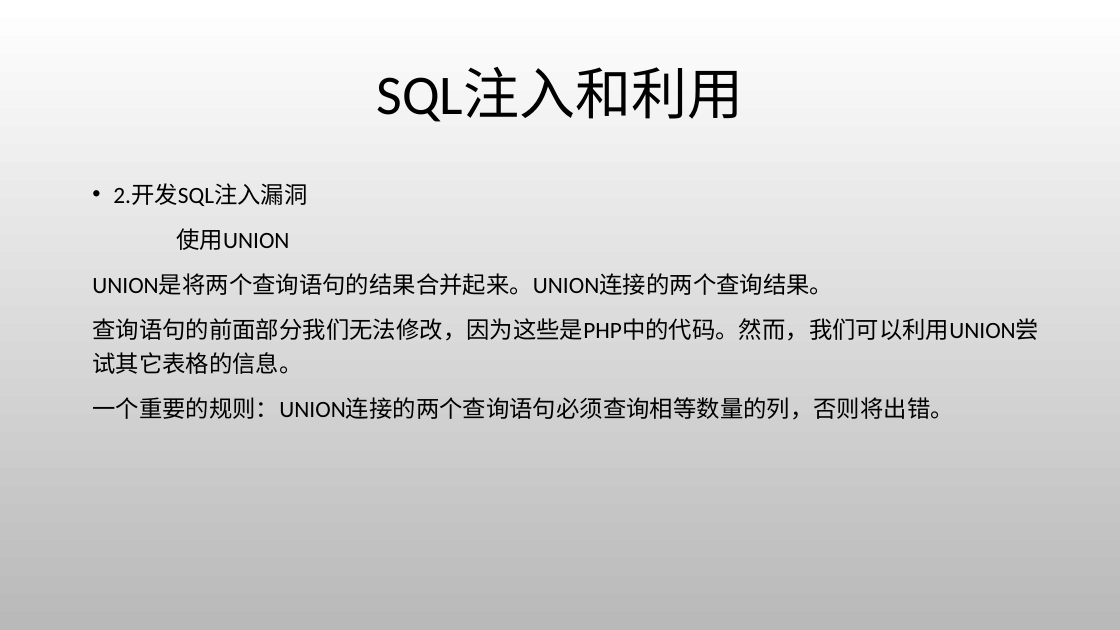
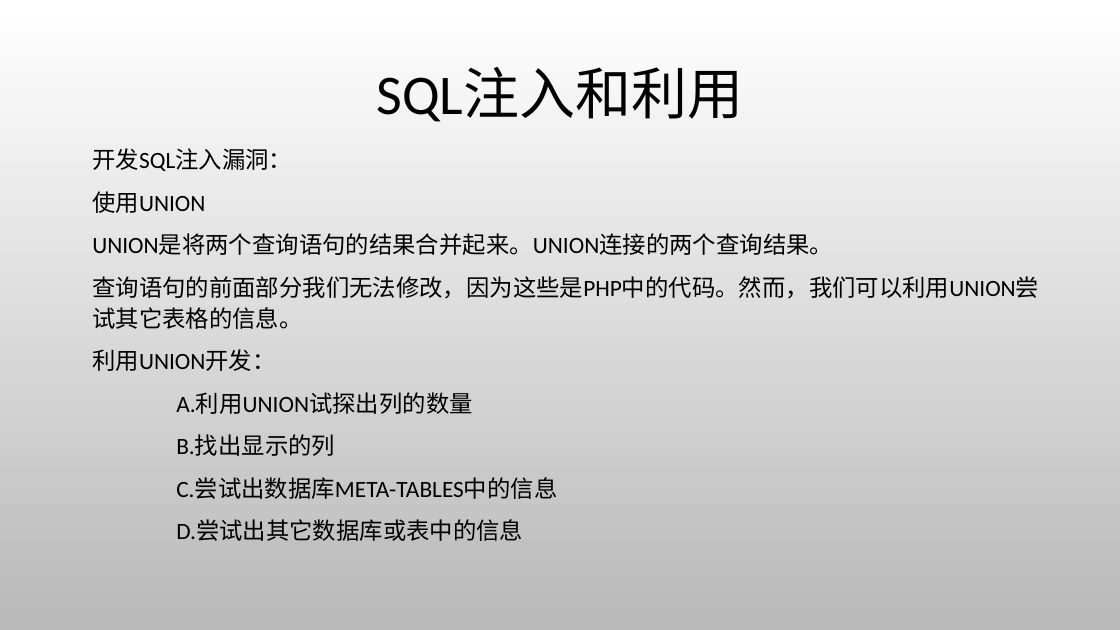
Before and after one commit to CUCCS/ns, a slide deck: slide 13 of 2016-2/zc_snRNA/FlippedClassroom_FromSqlInjectionToShell/From SQL injection to Shell.pptx (slide 11 before the commit). Drawn at 1120x630 pixels with LibreOffice and Linux fonts; fonts in the diff are those of the drawing; background and template pictures are left out. Boxes give left, top, right and bottom in pixels: in the first picture for what was removed or moved away, otherwise in the second. Text is boxed around its words. In the diff, an @@ line names an element or a change of style, - is before the commit and + after.

Commit message:
ppt完整版No.1（待修改）

```diff
--- a/2016-2/zc_snRNA/FlippedClassroom_FromSqlInjectionToShell/From SQL injection to Shell.pptx
+++ b/2016-2/zc_snRNA/FlippedClassroom_FromSqlInjectionToShell/From SQL injection to Shell.pptx
@@ text "开发SQL注入漏洞：" moved from (x1=92, y1=183, x2=1039, y2=419) to (x1=92, y1=148, x2=1039, y2=541) @@
@@ text at (x1=92, y1=148, x2=292, y2=171): text changed @@
-• 2.开发SQL注入漏洞
+开发SQL注入漏洞：
@@ text at (x1=92, y1=191, x2=1039, y2=329): line spacing 1.2 to 1.1 @@
@@ text at (x1=92, y1=349, x2=557, y2=541): text changed @@
-一个重要的规则：UNION连接的两个查询语句必须查询相等数量的列，否则将出错。
+利用UNION开发：
+A.利用UNION试探出列的数量
+B.找出显示的列
+C.尝试出数据库META-TABLES中的信息
+D.尝试出其它数据库或表中的信息
```
Also in this commit, not shown: 9 other slides changed, 18 slides added, 9 slides removed.
